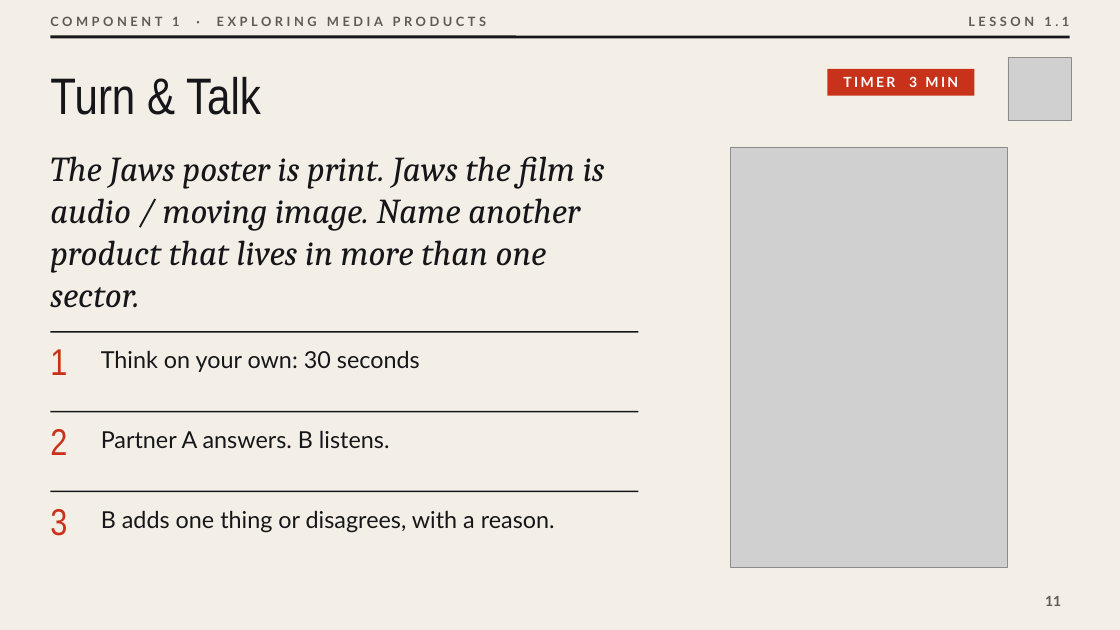
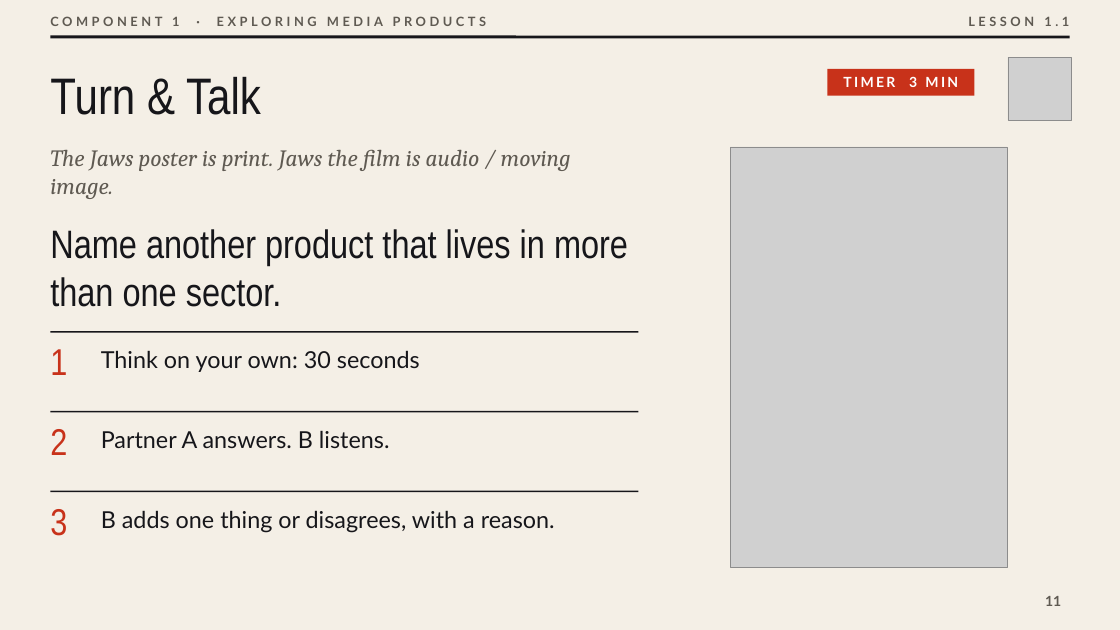
Before and after one commit to OGAComputing/interactive, a slide deck: slide 11 of _presentations/Y10_BTEC_CDM/L1.1_Media_Everywhere.pptx. Drawn at 1120x630 pixels with LibreOffice and Linux fonts; fonts in the diff are those of the drawing; grey boxes stand for pictures. Boxes give left, top, right and bottom in pixels: in the first picture for what was removed or moved away, otherwise in the second. Text is boxed around its words. In the diff, an @@ line names an element or a change of style, - is before the commit and + after.

```diff
--- a/_presentations/Y10_BTEC_CDM/L1.1_Media_Everywhere.pptx
+++ b/_presentations/Y10_BTEC_CDM/L1.1_Media_Everywhere.pptx
@@ text "The Jaws poster is print. ..." at [50, 150, 571, 199]: vertical alignment middle to top @@
@@ text at [50, 150, 571, 199]: text changed; size 30 to 20 pt; text colour #16161A to #5F5A52 @@
-The Jaws poster is print. Jaws the film is audio / moving image. Name another product that lives in more than one sector.
+The Jaws poster is print. Jaws the film is audio / moving image.
@@ text added at [50, 229, 628, 307], 34 pt, text #16161A @@
+Name another product that lives in more than one sector.
```
Also in this commit, not shown: 1 other slide changed, 7 other files.
